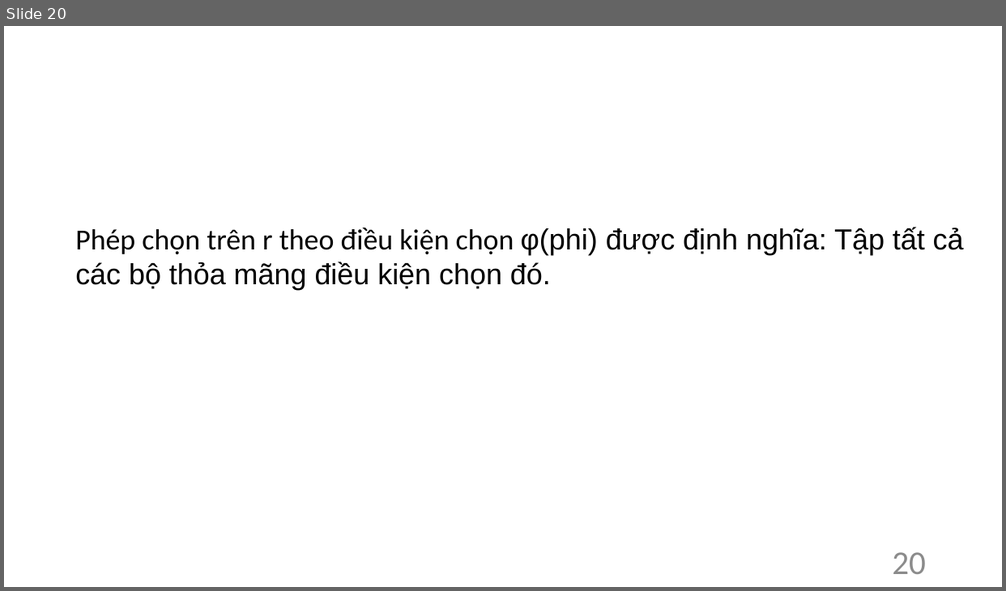
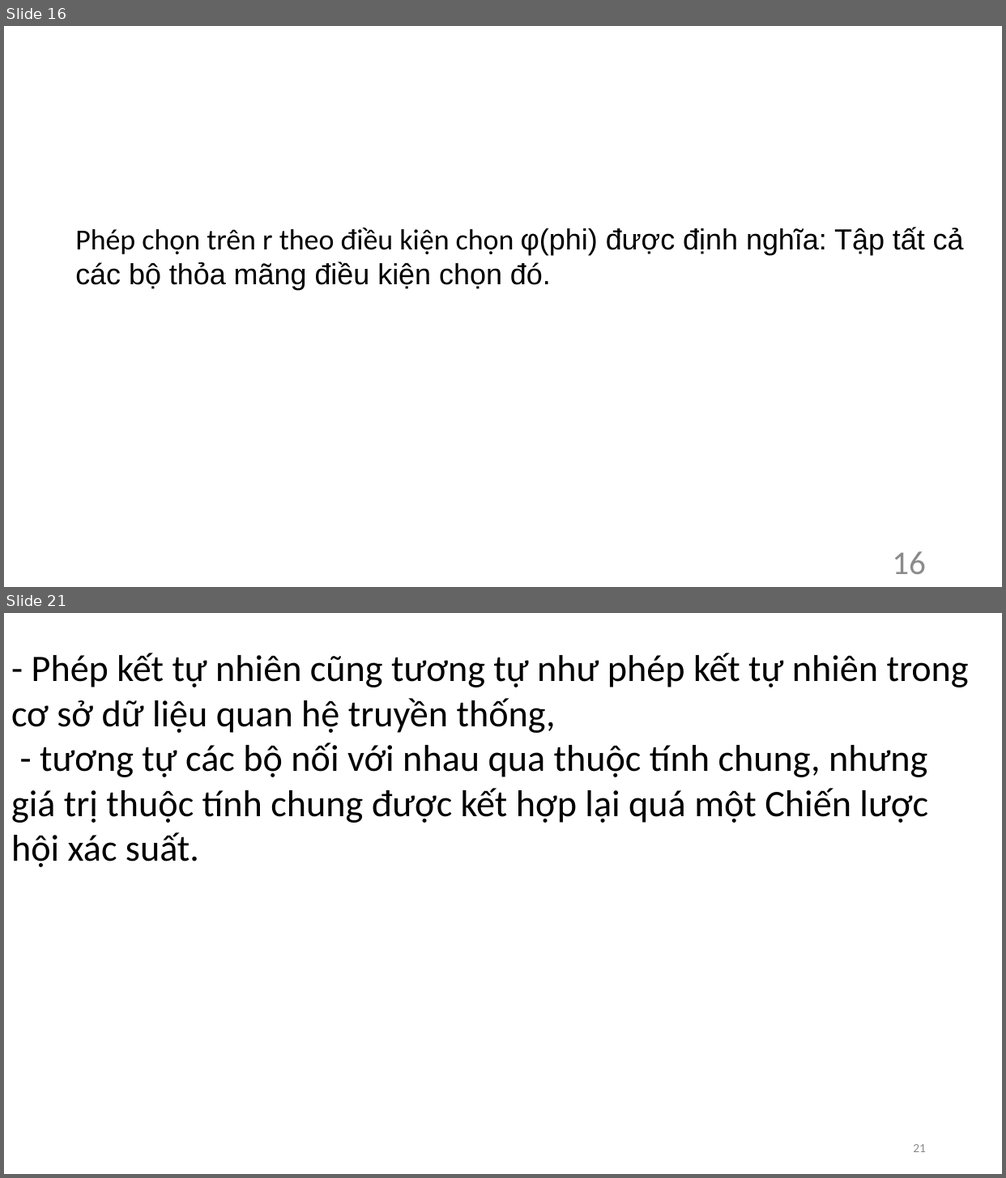
Before and after one commit to Nguyen-Dinh-Sang/PRDB_SQLine, a slide deck: Document/KLTN_Script.pptx. Shown one above the other, each under a label of ours: slide 20 before the commit, slides 16 and 21 after it; the slides between them are not shown. The pictures are 1006x591 and 1006x1178 pixels, drawn with LibreOffice and Linux fonts; fonts in the diff are those of the drawing. Boxes give left, top, right and bottom in pixels: in the first picture for what was removed or moved away, otherwise in the second. Text is boxed around its words. In the diff, an @@ line names an element or a change of style, - is before the commit and + after.

```diff
--- a/Document/KLTN_Script.pptx
+++ b/Document/KLTN_Script.pptx
@@ slide 21 added at (4, 613, 1002, 1174), background #FFFFFF @@
@@ text added at (11, 653, 969, 867), 36 pt, text #000000 @@
+- Phép kết tự nhiên cũng tương tự như phép kết tự nhiên trong cơ sở dữ liệu quan hệ truyền thống,
+- tương tự các bộ nối với nhau qua thuộc tính chung, nhưng giá trị thuộc tính chung được kết hợp lại quá một Chiến lược hội xác suất.
@@ page number added at (913, 1144, 926, 1152), 12 pt, text #8C8C8C @@
+21
@@ what was slide 20 is now slide 16 @@
@@ page number at (892, 552, 926, 574): text changed @@
-20
+16
```
Also in this commit, not shown: 2 slides changed, 14 other slides added, 10 slides removed, 2 other files.
